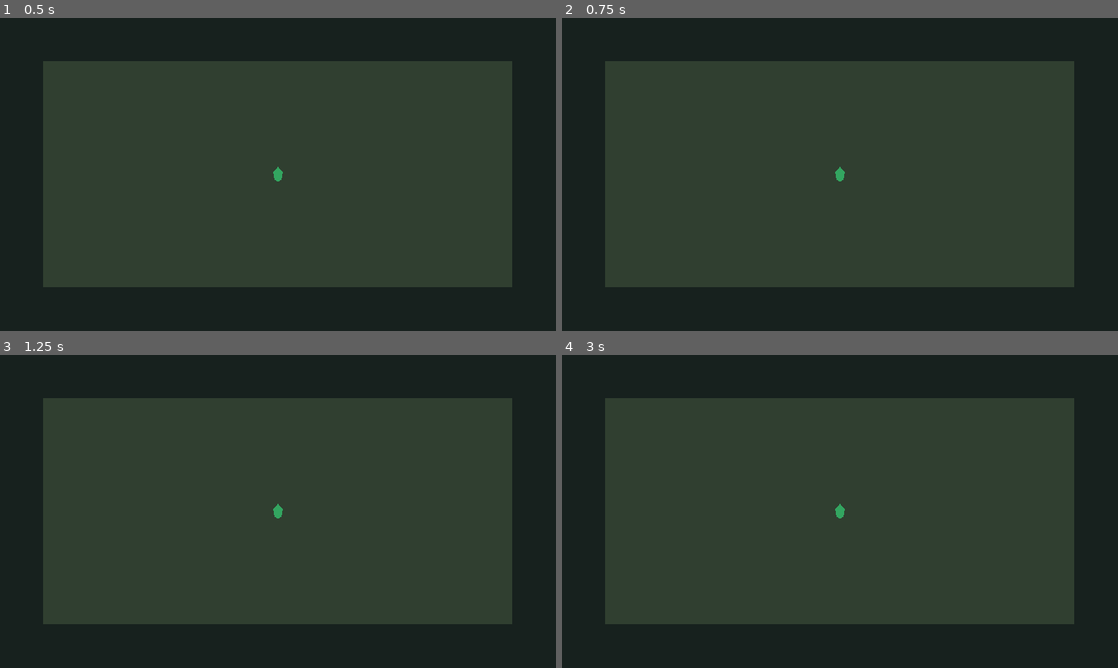
Above: before the commit, frames 1-4 (two rows, left to right).
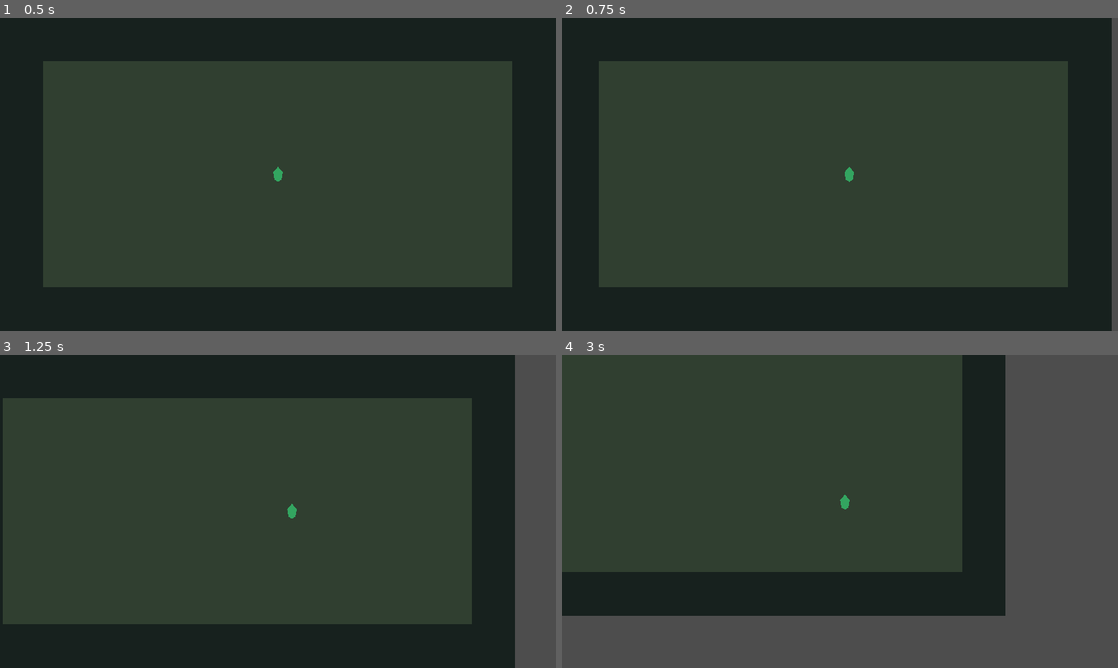
Above: after the commit, the same moments.

Repository: raphaelcavarzan-spec/Veylara-RPG
Game: Godot game, scene res://scenes/main.tscn
Same seed, same stepped clock (60 frames per second), same inputs: the game is played once before the commit and once after it.
Inputs:
- Up to frame 1 (0.5 s): no input
- Up to frame 2 (0.75 s): tap Enter at 0.5 s; hold D (move_right, bound only after the commit) from 0.53 s (still down)
- Up to frame 3 (1.25 s): keep holding D (move_right, bound only after the commit)
- Up to frame 4 (3 s): release D (move_right, bound only after the commit) at 1.28 s; hold S (move_down, bound only after the commit) 1.28-2.03 s; hold D (move_right, bound only after the commit) 2.03-2.78 s; hold W (move_up, bound only after the commit) from 2.78 s (still down)

Frame 1 is identical in both runs. In frame 2, 2.9% of the frame differs, in the area x 6-100%, y 0-100%; in frame 3, 18%; in frame 4, 62%, in the area x 0-100%, y 0-100%.

Commit message:
feat: configure WASD and arrow key input

Diff:
--- a/project.godot
+++ b/project.godot
@@ -20,3 +20,22 @@
 renderer/rendering_method.mobile="gl_compatibility"
 textures/default_filters/use_nearest_mipmap_filter=false
 textures/canvas_textures/default_texture_filter=0
+
+[input]
+
+move_up={
+"deadzone": 0.5,
+"events": [Object(InputEventKey,"physical_keycode":87), Object(InputEventKey,"physical_keycode":4194320)]
+}
+move_down={
+"deadzone": 0.5,
+"events": [Object(InputEventKey,"physical_keycode":83), Object(InputEventKey,"physical_keycode":4194322)]
+}
+move_left={
+"deadzone": 0.5,
+"events": [Object(InputEventKey,"physical_keycode":65), Object(InputEventKey,"physical_keycode":4194319)]
+}
+move_right={
+"deadzone": 0.5,
+"events": [Object(InputEventKey,"physical_keycode":68), Object(InputEventKey,"physical_keycode":4194321)]
+}
